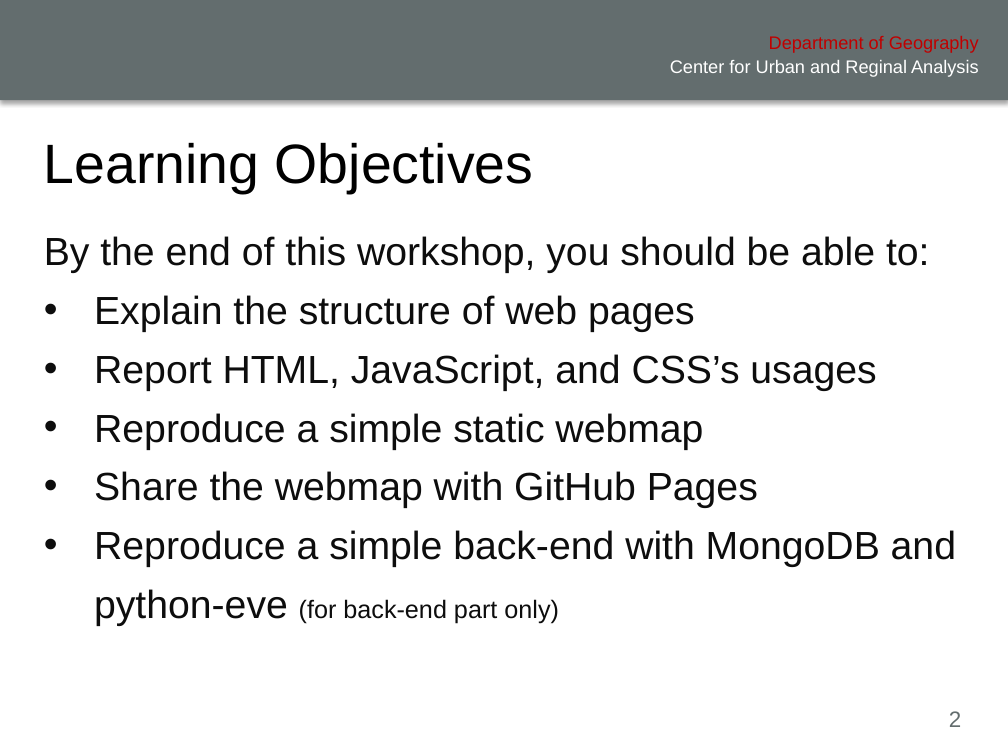
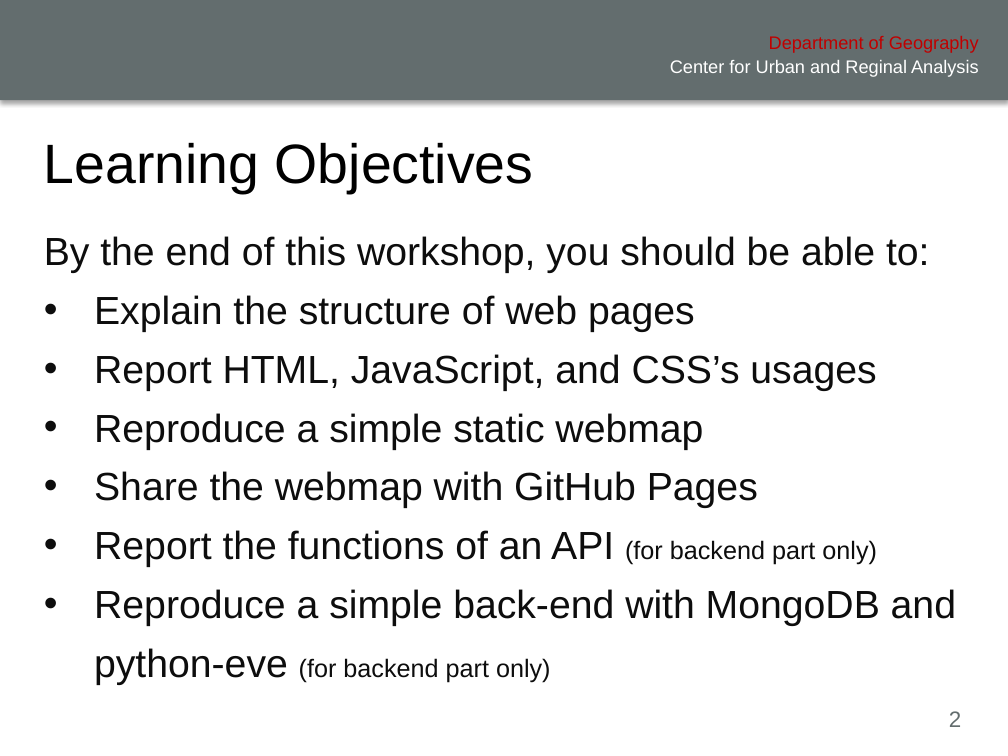
Before and after one commit to xiaohuiliugis/UCGIS-Fullstack-Geovisualization-Workshop, a slide deck: slide 2 of doc/presentation.pptx. Drawn at 1008x756 pixels with LibreOffice and Linux fonts; fonts in the diff are those of the drawing; background and template pictures are left out. Boxes give left, top, right and bottom in pixels: in the first picture for what was removed or moved away, otherwise in the second. Text is boxed around its words. In the diff, an @@ line names an element or a change of style, - is before the commit and + after.

```diff
--- a/doc/presentation.pptx
+++ b/doc/presentation.pptx
@@ text at box(94, 530, 956, 685): text changed @@
-• Reproduce a simple back-end with MongoDB and python-eve (for back-end part only)
+• Report the functions of an API (for backend part only)
+• Reproduce a simple back-end with MongoDB and python-eve (for backend part only)
```
Also in this commit, not shown: 12 other slides changed, 1 other file.
